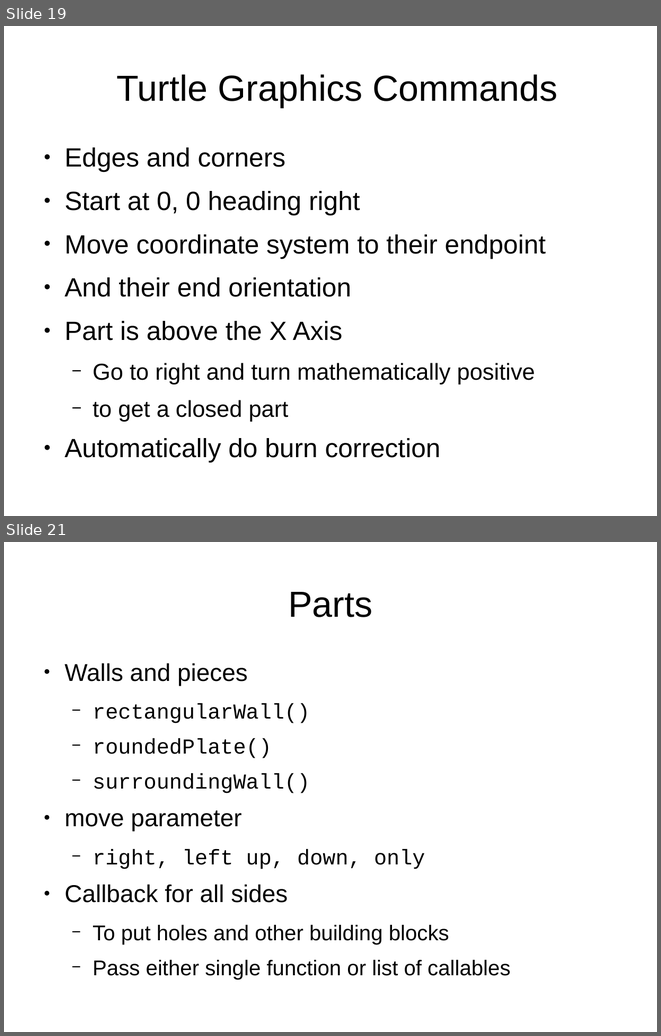
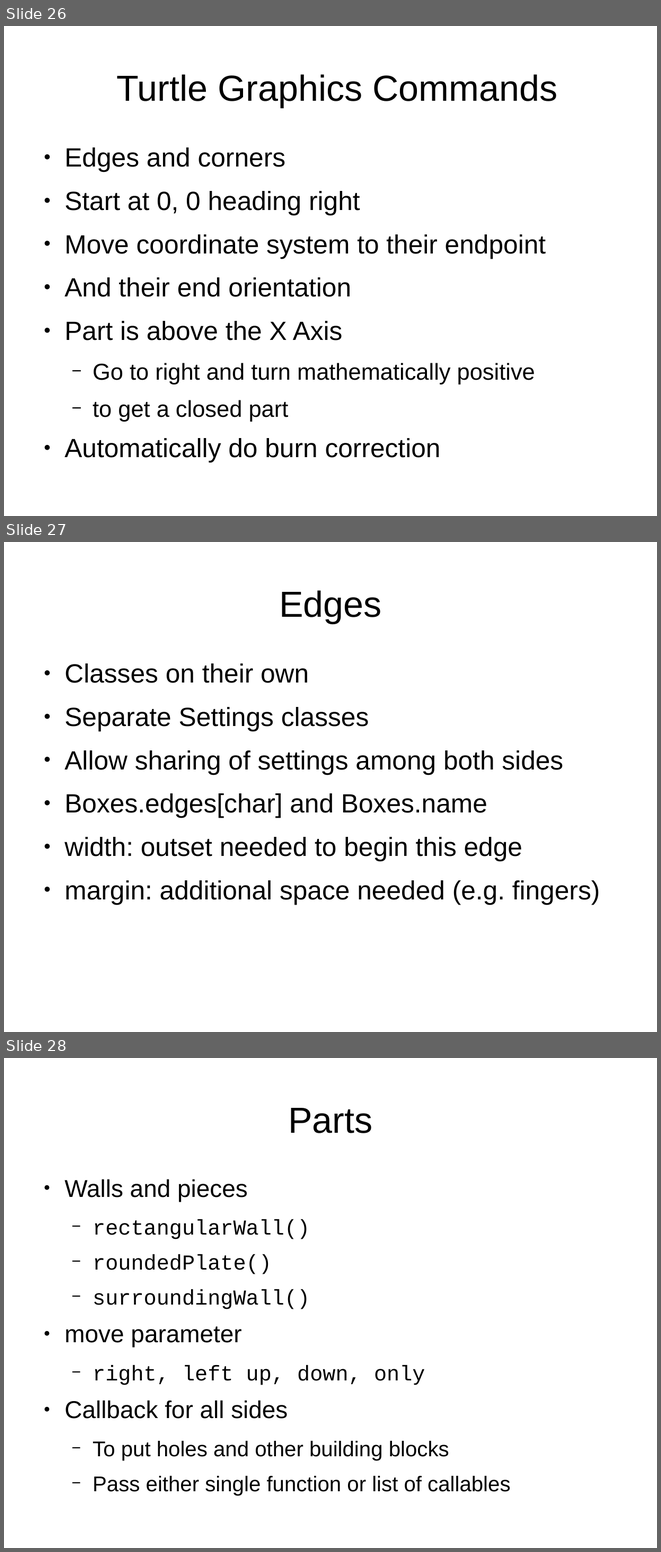
Before and after one commit to florianfesti/boxes, a slide deck: presentation.odp. Shown one above the other, each under a label of ours: slides 19 and 21 before the commit, slides 26, 27 and 28 after it; the slides between them are not shown. The pictures are 661x1036 and 661x1552 pixels, drawn with LibreOffice and Linux fonts; fonts in the diff are those of the drawing. Boxes give left, top, right and bottom in pixels: in the first picture for what was removed or moved away, otherwise in the second. Text is boxed around its words. In the diff, an @@ line names an element or a change of style, - is before the commit and + after.

```diff
--- a/presentation.odp
+++ b/presentation.odp
@@ slide 27 added at (4, 542, 657, 1032), background #FFFFFF @@
@@ title added at (279, 590, 382, 623), 44 pt, text #000000 @@
+Edges
@@ text added at (64, 663, 600, 904), 32 pt, text #000000 @@
+● Classes on their own
+● Separate Settings classes
+● Allow sharing of settings among both sides
+● Boxes.edges[char] and Boxes.name
+● width: outset needed to begin this edge
+● margin: additional space needed (e.g. fingers)
@@ what was slide 19 is now slide 26 @@
@@ what was slide 21 is now slide 28 @@
```
Also in this commit, not shown: 4 slides changed, 9 other slides added, 2 slides removed.
